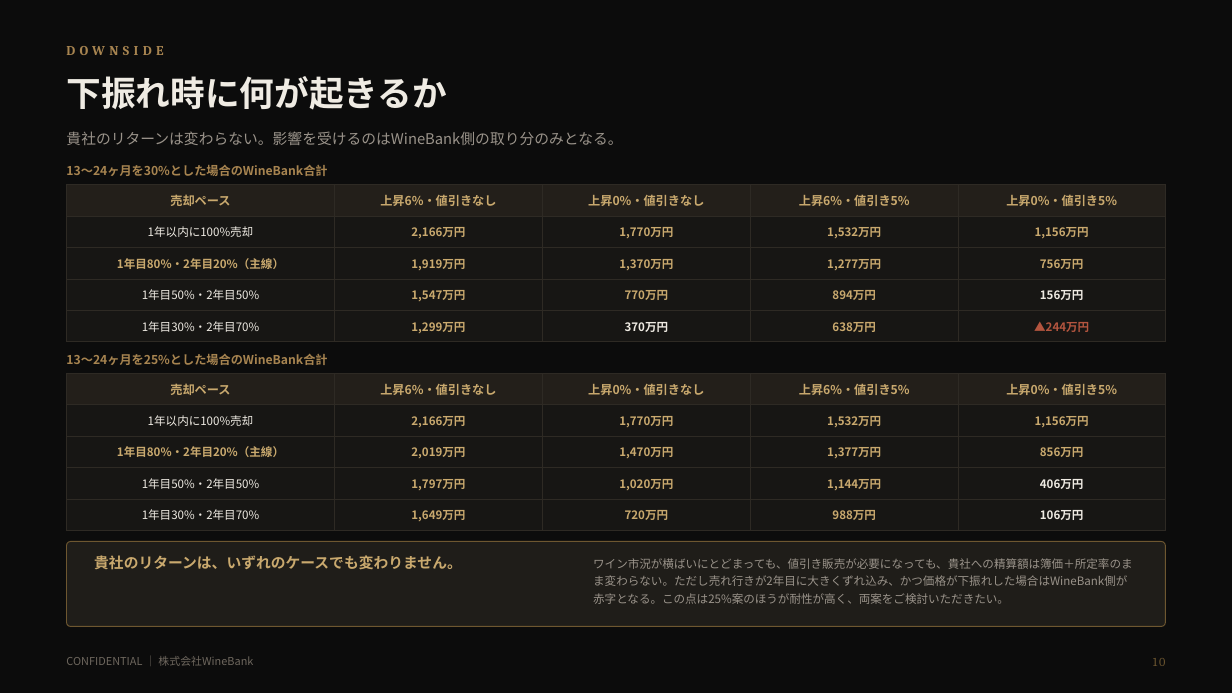
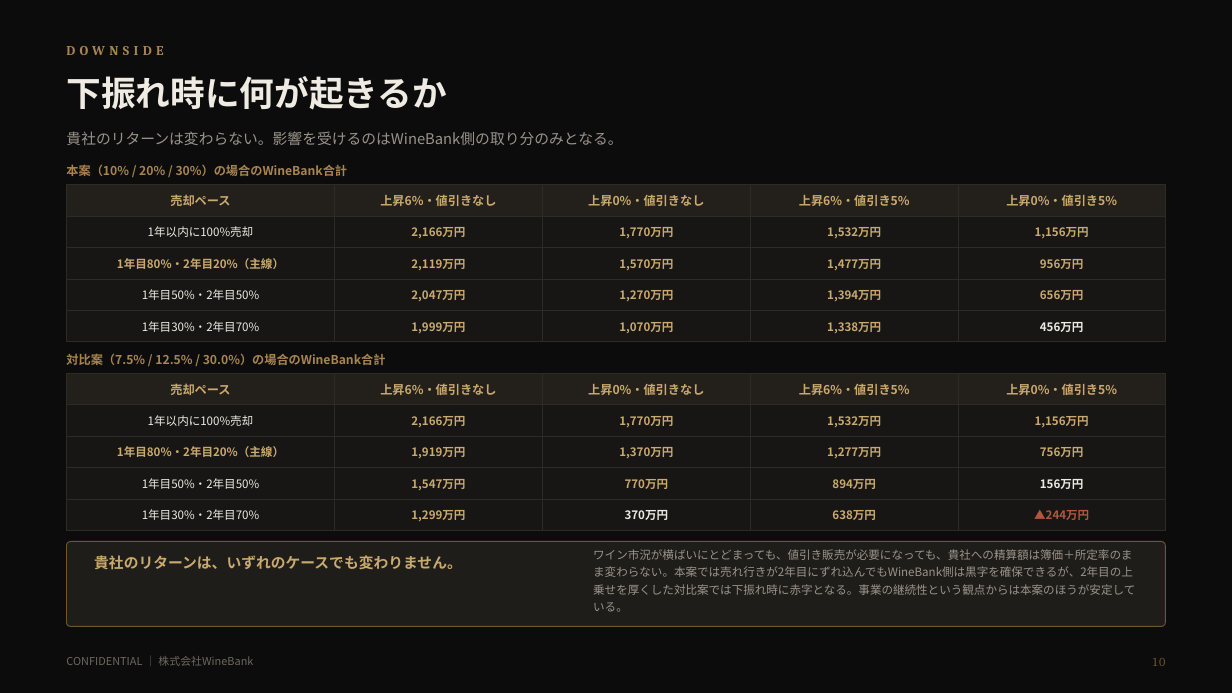
Before and after one commit to nakano-winebank/wine-auction, a slide deck: slide 11 of docs/wine-fund/WineBank_ワイン現物投資のご提案_倉持案_固定リターン型_1億円_20260821.pptx. Drawn at 1232x693 pixels with LibreOffice and Linux fonts; fonts in the diff are those of the drawing. Boxes give left, top, right and bottom in pixels: in the first picture for what was removed or moved away, otherwise in the second. Text is boxed around its words. In the diff, an @@ line names an element or a change of style, - is before the commit and + after.

```diff
--- a/docs/wine-fund/WineBank_ワイン現物投資のご提案_倉持案_固定リターン型_1億円_20260821.pptx
+++ b/docs/wine-fund/WineBank_ワイン現物投資のご提案_倉持案_固定リターン型_1億円_20260821.pptx
@@ text at (66, 164, 348, 176): text changed @@
-13〜24ヶ月を30%とした場合のWineBank合計
+本案（10% / 20% / 30%）の場合のWineBank合計
@@ table at (67, 185, 1165, 337) @@
-row 3: 1年目80%・2年目20%（主線） | 1,919万円 | 1,370万円 | 1,277万円 | 756万円
+row 3: 1年目80%・2年目20%（主線） | 2,119万円 | 1,570万円 | 1,477万円 | 956万円
-row 4: 1年目50%・2年目50% | 1,547万円 | 770万円 | 894万円 | 156万円
+row 4: 1年目50%・2年目50% | 2,047万円 | 1,270万円 | 1,394万円 | 656万円
-row 5: 1年目30%・2年目70% | 1,299万円 | 370万円 | 638万円 | ▲244万円
+row 5: 1年目30%・2年目70% | 1,999万円 | 1,070万円 | 1,338万円 | 456万円
@@ text at (66, 353, 386, 365): text changed @@
-13〜24ヶ月を25%とした場合のWineBank合計
+対比案（7.5% / 12.5% / 30.0%）の場合のWineBank合計
@@ table at (67, 373, 1165, 525) @@
-row 3: 1年目80%・2年目20%（主線） | 2,019万円 | 1,470万円 | 1,377万円 | 856万円
+row 3: 1年目80%・2年目20%（主線） | 1,919万円 | 1,370万円 | 1,277万円 | 756万円
-row 4: 1年目50%・2年目50% | 1,797万円 | 1,020万円 | 1,144万円 | 406万円
+row 4: 1年目50%・2年目50% | 1,547万円 | 770万円 | 894万円 | 156万円
-row 5: 1年目30%・2年目70% | 1,649万円 | 720万円 | 988万円 | 106万円
+row 5: 1年目30%・2年目70% | 1,299万円 | 370万円 | 638万円 | ▲244万円
@@ text at (593, 549, 1135, 612): text changed @@
-ワイン市況が横ばいにとどまっても、値引き販売が必要になっても、貴社への精算額は簿価＋所定率のまま変わらない。ただし売れ行きが2年目に大きくずれ込み、かつ価格が下振れした場合はWineBank側が赤字となる。この点は25%案のほうが耐性が高く、両案をご検討いただきたい。
+ワイン市況が横ばいにとどまっても、値引き販売が必要になっても、貴社への精算額は簿価＋所定率のまま変わらない。本案では売れ行きが2年目にずれ込んでもWineBank側は黒字を確保できるが、2年目の上乗せを厚くした対比案では下振れ時に赤字となる。事業の継続性という観点からは本案のほうが安定している。
```
Also in this commit, not shown: 12 other slides changed, 3 other files.
